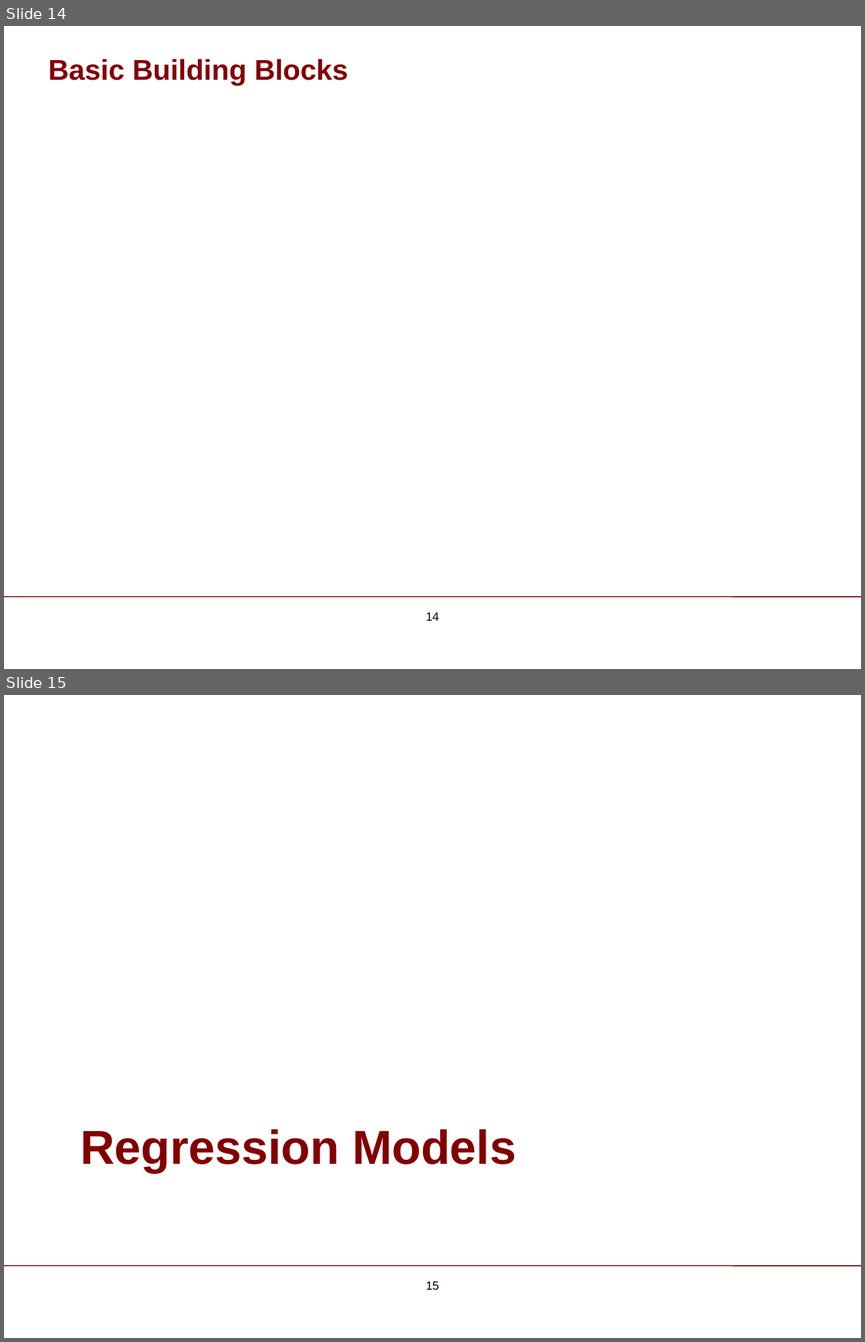
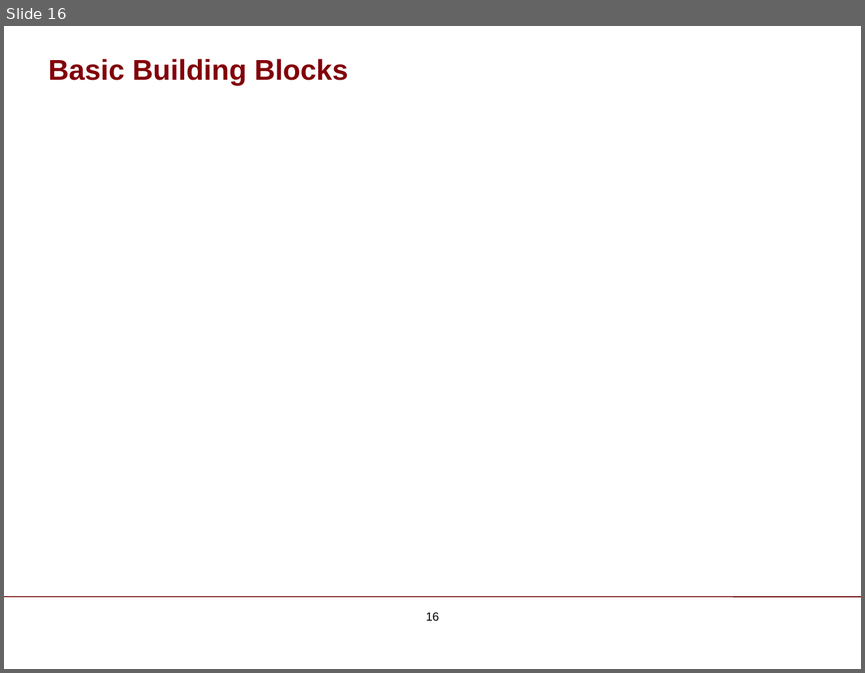
Before and after one commit to ChicagoBoothAnalytics/site, a slide deck: zzz MEDIA/R Basics.pptx. Shown one above the other, each under a label of ours: slides 14 and 15 before the commit, slide 16 after it. The pictures are 865x1342 and 865x673 pixels, drawn with LibreOffice and Linux fonts; fonts in the diff are those of the drawing; background and template pictures are left out. Boxes give left, top, right and bottom in pixels: in the first picture for what was removed or moved away, otherwise in the second. Text is boxed around its words. In the diff, an @@ line names an element or a change of style, - is before the commit and + after.

```diff
--- a/zzz MEDIA/R Basics.pptx
+++ b/zzz MEDIA/R Basics.pptx
@@ slide 15 removed at box(4, 695, 861, 1338), background #FFFFFF; not listed: 1 template element that a slide beside it also shows @@
@@ title removed at box(80, 1129, 516, 1172) @@
-Regression Models
@@ page number removed at box(426, 1281, 439, 1289) @@
-15
@@ what was slide 14 is now slide 16 @@
@@ page number at box(426, 611, 439, 620): text changed @@
-14
+16
```
Also in this commit, not shown: 4 slides changed, 4 slides added.
